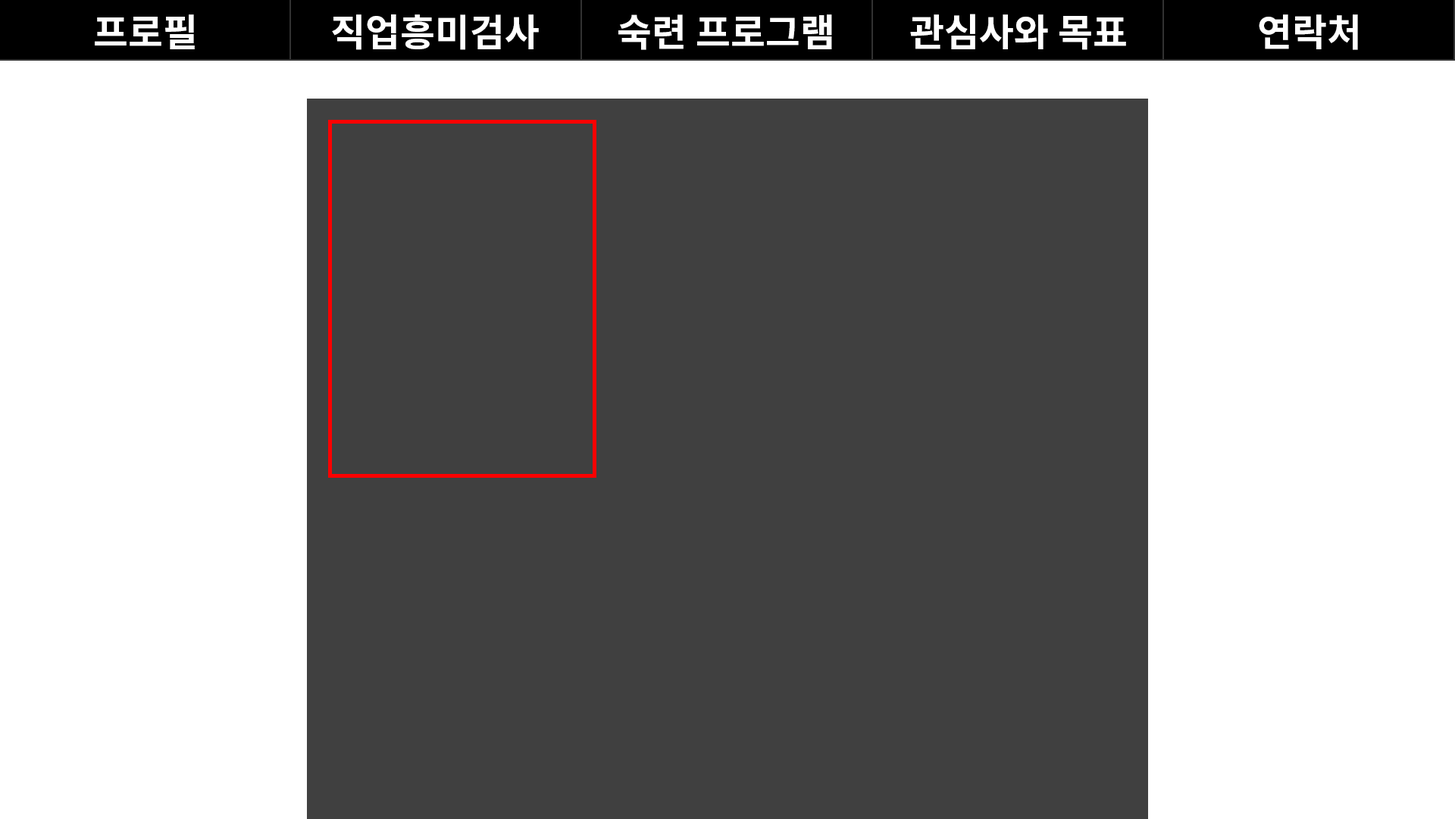
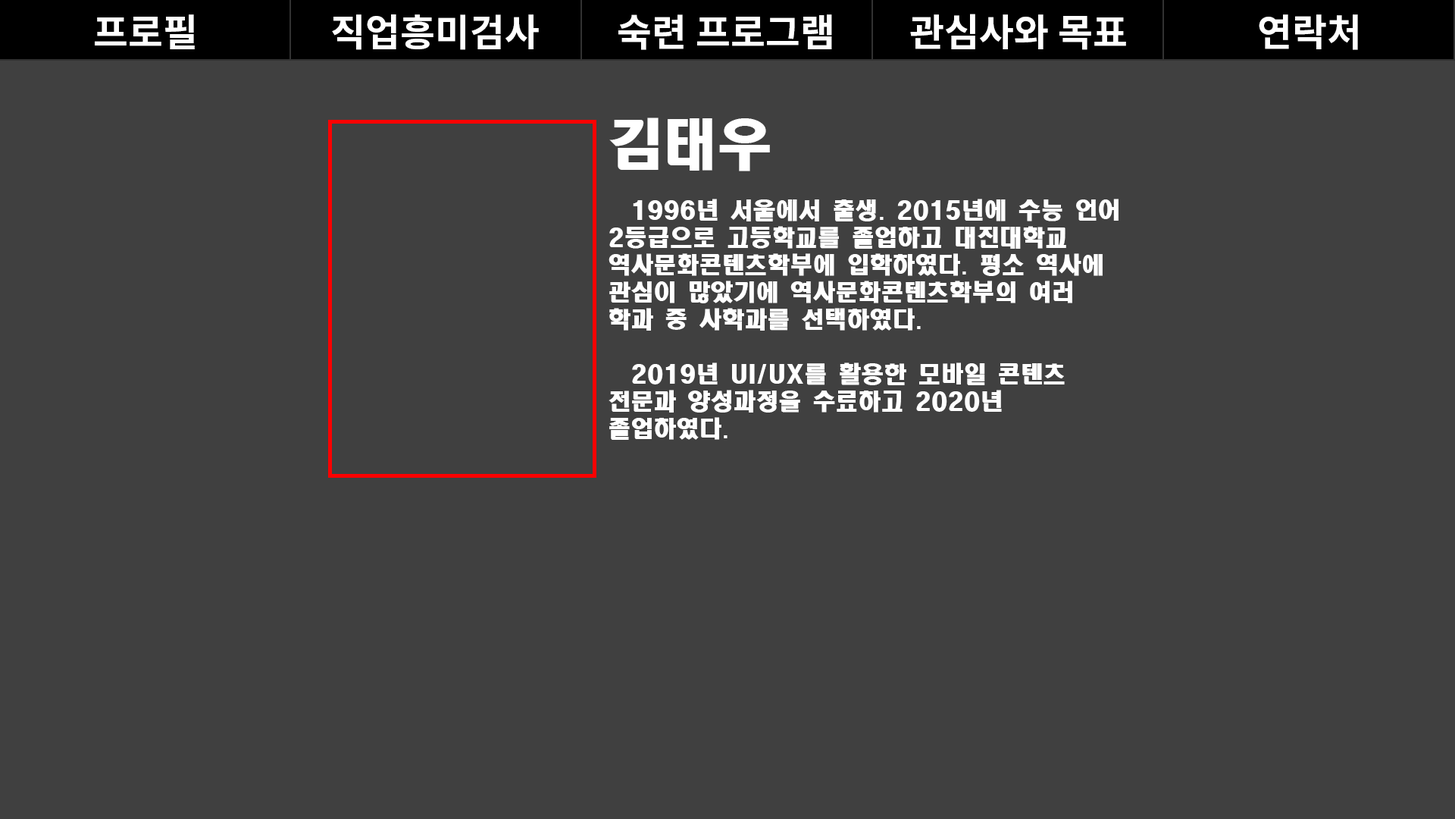
Layers edited between the first and the second 1455×819 image:
added layer "김태우 1996년 서울에서 출생. 2015년에 수능 언어 2등급으로 고등학교를 졸업하고 대진대학교 역사문화콘" in group "Group 1" over left=608, top=117, right=1119, bottom=440
showed "윗쪽 여백" over left=306, top=60, right=1149, bottom=99
showed "여백 1 copy" over left=1148, top=60, right=1455, bottom=819
showed "여백 1" over left=0, top=60, right=307, bottom=819
